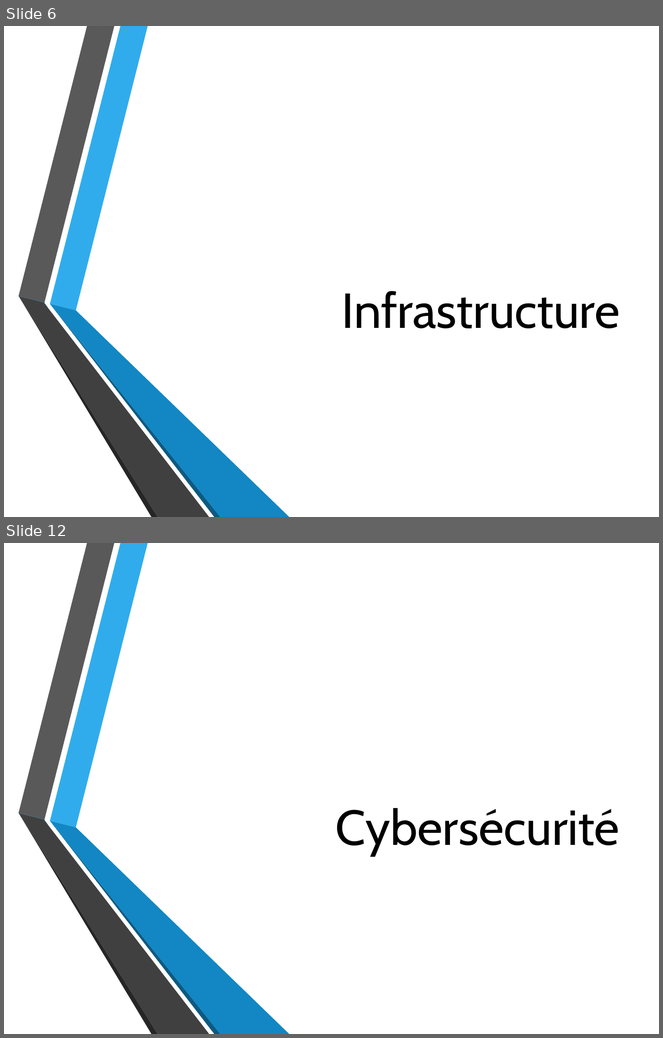
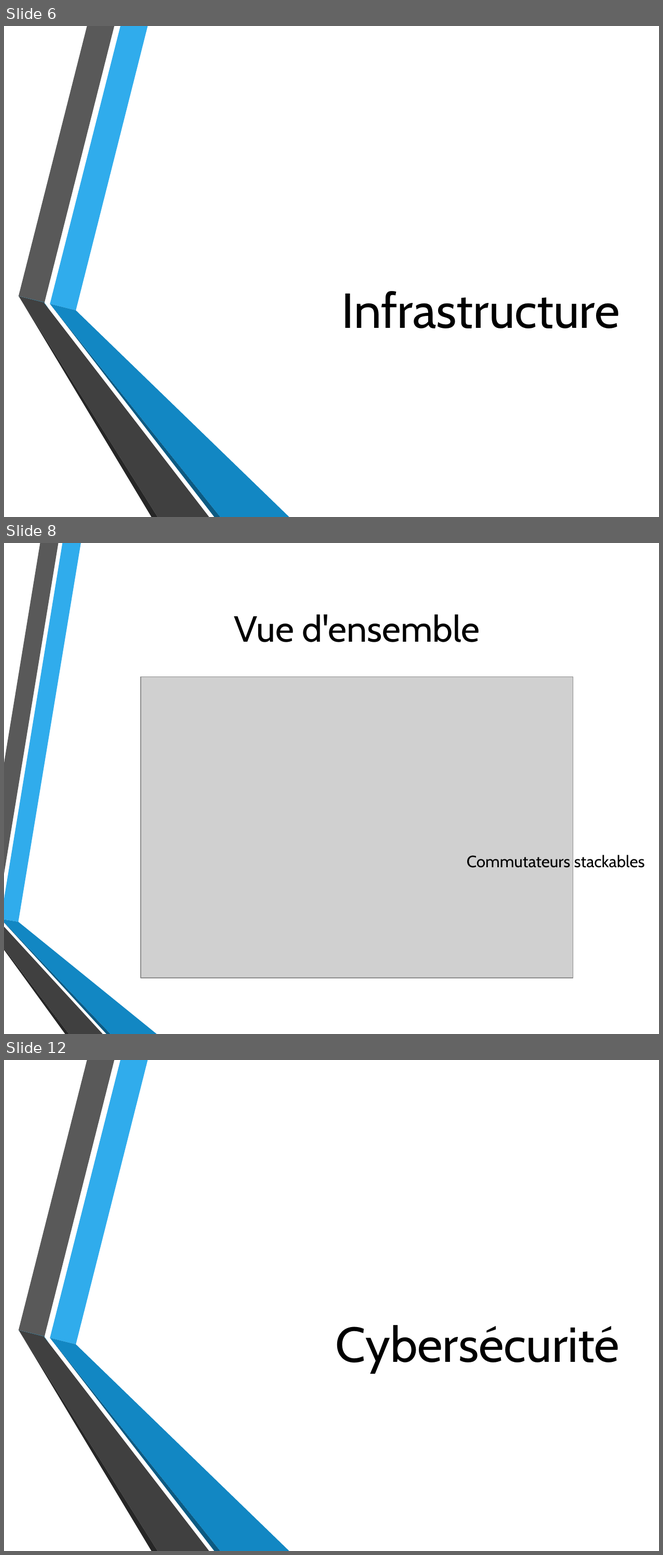
Before and after one commit to MaubergerF/Projet_B3, a slide deck: Oral.pptx. Shown one above the other, each under a label of ours: slides 6 and 12 before the commit, slides 6, 8 and 12 after it; the slides between them are not shown. The pictures are 663x1038 and 663x1555 pixels, drawn with LibreOffice and Linux fonts; fonts in the diff are those of the drawing; grey boxes stand for pictures; background and template pictures are left out. Boxes give left, top, right and bottom in pixels: in the first picture for what was removed or moved away, otherwise in the second. Text is boxed around its words. In the diff, an @@ line names an element or a change of style, - is before the commit and + after.

```diff
--- a/Oral.pptx
+++ b/Oral.pptx
@@ slide 8 added at (4, 543, 659, 1034), background picture (left out) @@
@@ title added at (234, 614, 480, 642), 40 pt, text #000000 @@
+Vue d'ensemble
@@ picture added at (141, 677, 573, 978) @@
@@ text added at (467, 855, 645, 868), 18 pt, text #000000 @@
+Commutateurs stackables
@@ group added at (4, 543, 157, 1034): 6 freeform shapes @@
```
Also in this commit, not shown: 7 slides changed, 2 other slides added, 2 slides removed, 2 other files.
